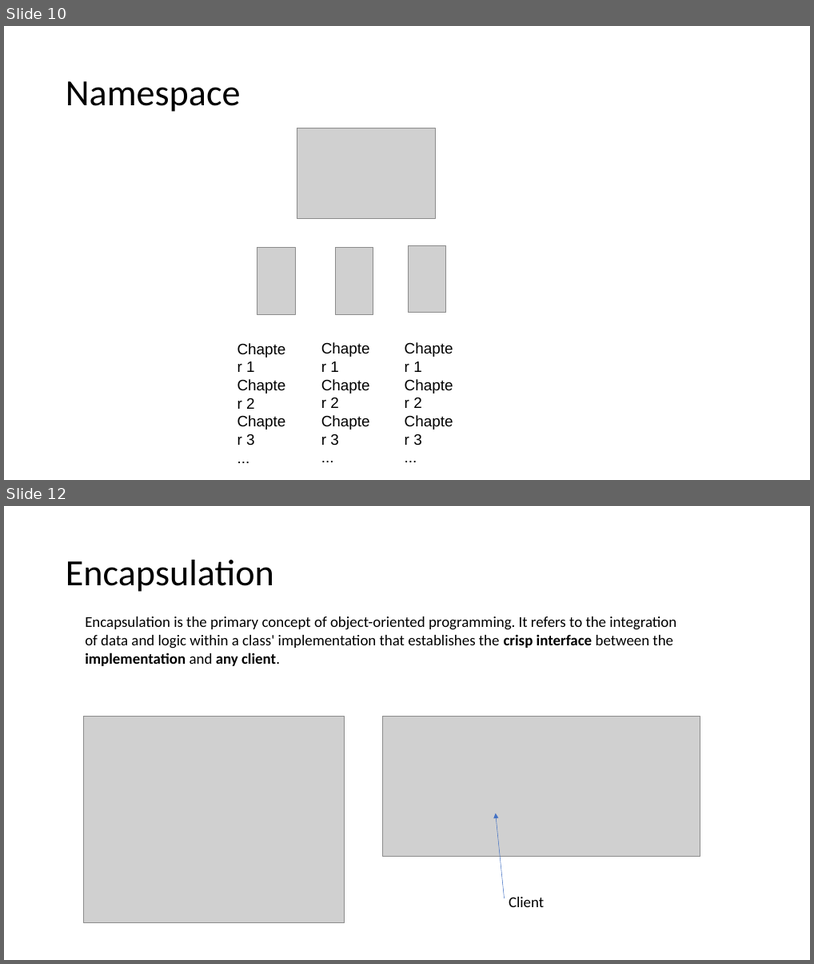
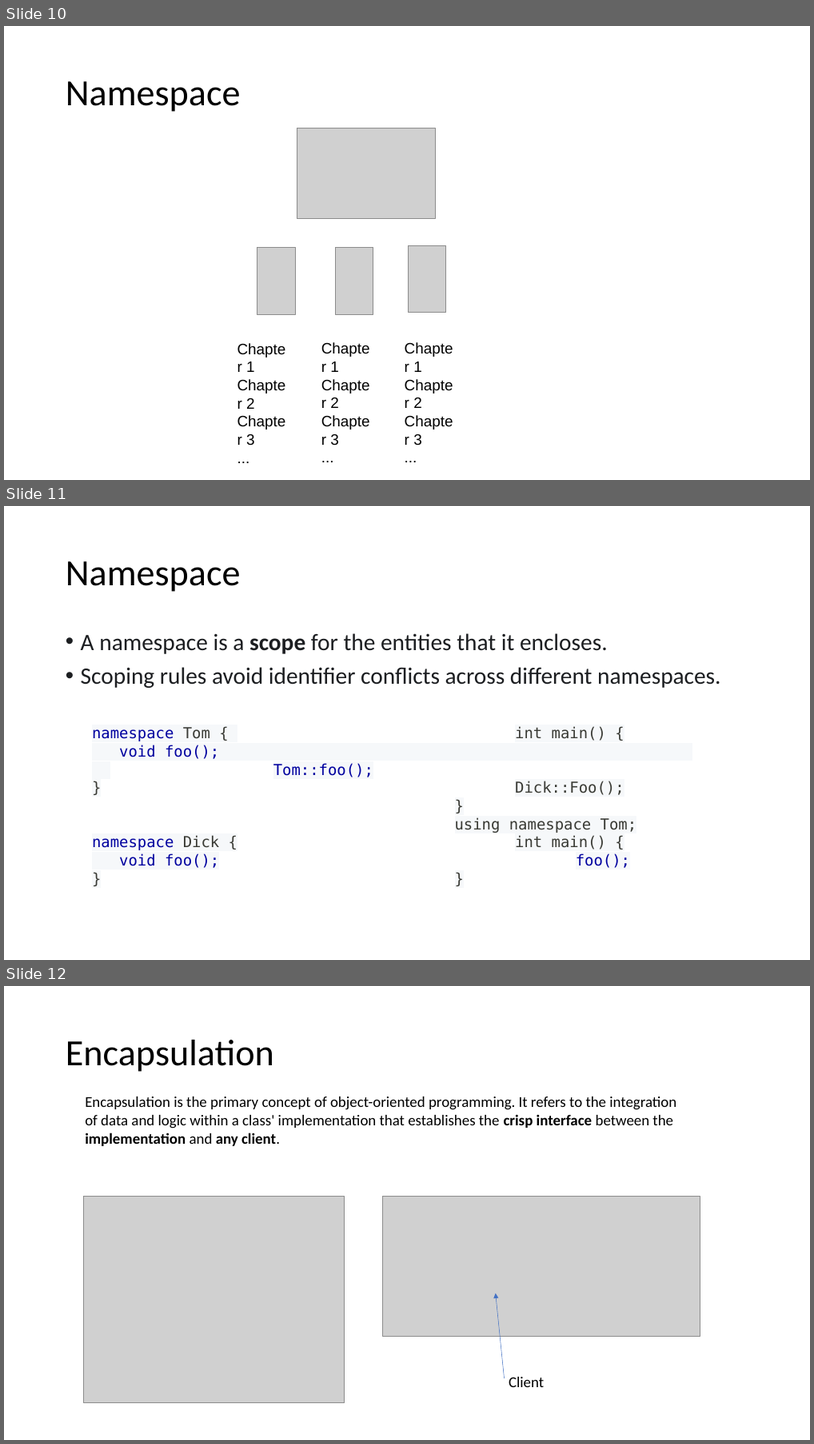
Before and after one commit to Seneca-244200/OOP244NDD, a slide deck: slides/Week1_1.pptx. Shown one above the other, each under a label of ours: slides 10 and 12 before the commit, slides 10, 11 and 12 after it; the slides between them are not shown. The pictures are 814x964 and 814x1444 pixels, drawn with LibreOffice and Linux fonts; fonts in the diff are those of the drawing; grey boxes stand for pictures. Boxes give left, top, right and bottom in pixels: in the first picture for what was removed or moved away, otherwise in the second. Text is boxed around its words. In the diff, an @@ line names an element or a change of style, - is before the commit and + after.

```diff
--- a/slides/Week1_1.pptx
+++ b/slides/Week1_1.pptx
@@ slide 11 added at (x1=4, y1=506, x2=810, y2=960), background #FFFFFF @@
@@ title added at (x1=66, y1=561, x2=241, y2=592), 44 pt, text #000000 @@
+Namespace
@@ text added at (x1=81, y1=633, x2=721, y2=688), 28 pt, text #1C1E21 @@
+• A namespace is a scope for the entities that it encloses.
+• Scoping rules avoid identifier conflicts across different namespaces.
@@ text added at (x1=92, y1=726, x2=638, y2=868), 18 pt, text #393A34 @@
+namespace Tom { int main() {
+void foo(); Tom::foo();
+} Dick::Foo();
+}
+using namespace Tom;
+namespace Dick { int main() {
+void foo(); foo();
+} }
```
Also in this commit, not shown: 2 slides changed, 1 other slide added, 3 slides removed, 6 other files.
